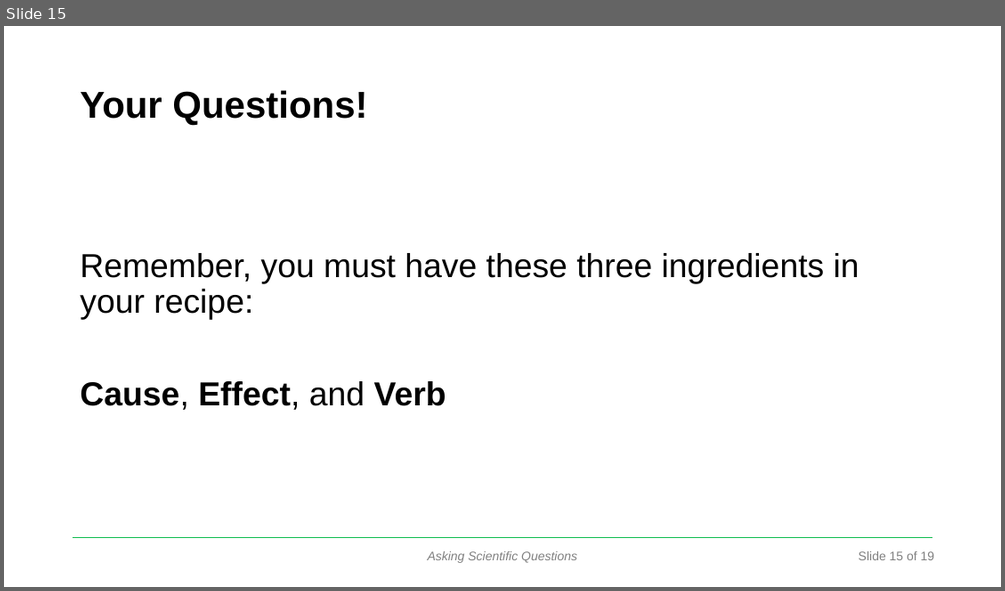
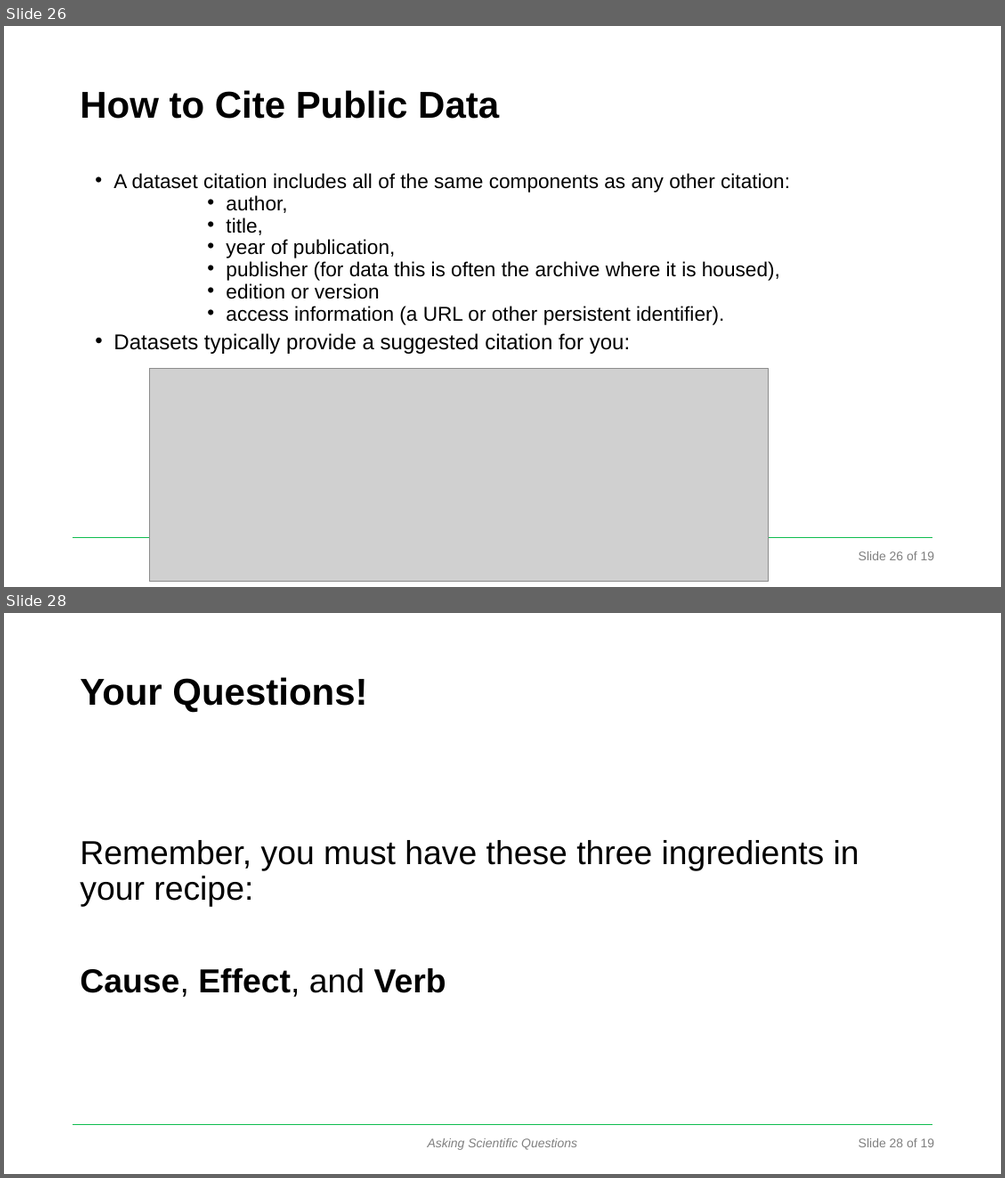
Before and after one commit to DataInvestigations/class_materials, a slide deck: lectures/le2_ask a question lecture/AskingQuestions-ppt-act.pptx. Shown one above the other, each under a label of ours: slide 15 before the commit, slides 26 and 28 after it; the slides between them are not shown. The pictures are 1005x591 and 1005x1178 pixels, drawn with LibreOffice and Linux fonts; fonts in the diff are those of the drawing; grey boxes stand for pictures; background and template pictures are left out. Boxes give left, top, right and bottom in pixels: in the first picture for what was removed or moved away, otherwise in the second. Text is boxed around its words. In the diff, an @@ line names an element or a change of style, - is before the commit and + after.

```diff
--- a/lectures/le2_ask a question lecture/AskingQuestions-ppt-act.pptx
+++ b/lectures/le2_ask a question lecture/AskingQuestions-ppt-act.pptx
@@ slide 26 added at (4,26,1001,587), background #FFFFFF; not listed: 2 template elements that a slide beside it also shows @@
@@ title added at (80,90,499,119), 36 pt, text #000000, bold @@
+How to Cite Public Data
@@ text added at (113,173,790,354), 19.4 pt, text #000000 @@
+• A dataset citation includes all of the same components as any other citation:
+      • author,
+      • title,
+      • year of publication,
+      • publisher (for data this is often the archive where it is housed),
+      • edition or version
+      • access information (a URL or other persistent identifier).
+• Datasets typically provide a suggested citation for you:
@@ picture added at (149,368,769,580) @@
@@ what was slide 15 is now slide 28 @@
@@ text at (858,1138,935,1147): text changed @@
-Slide 15 of 19
+Slide 28 of 19
```
Also in this commit, not shown: 1 slide changed, 12 other slides added, 39 other files.
